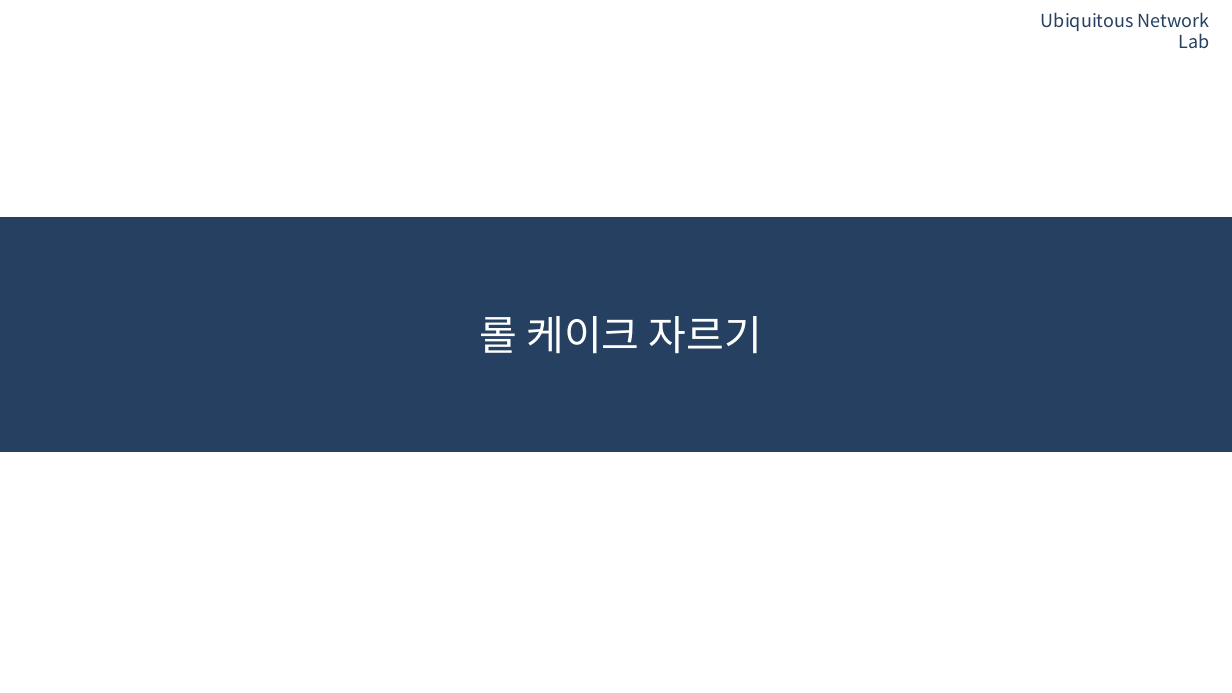
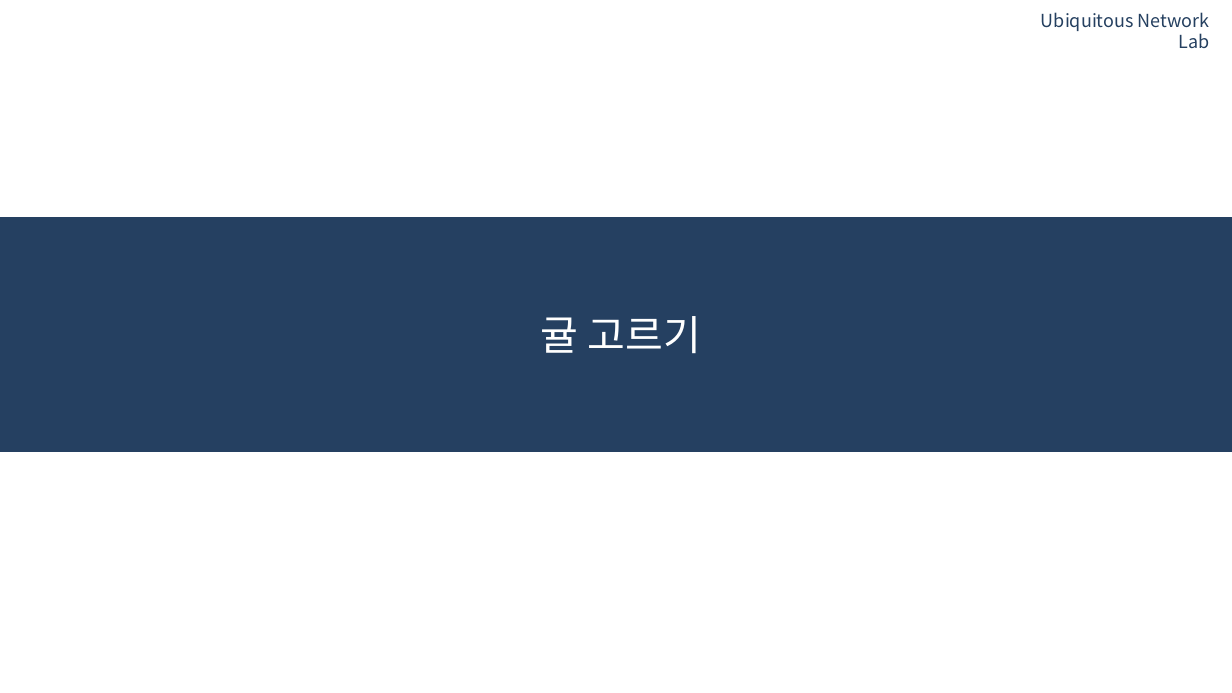
Before and after one commit to 0913ktg/Algorithm_Study, a slide deck: slide 5 of week_5/ppt/MinhyeokYun.pptx. Drawn at 1232x693 pixels with LibreOffice and Linux fonts; fonts in the diff are those of the drawing; background and template pictures are left out. Boxes give left, top, right and bottom in pixels: in the first picture for what was removed or moved away, otherwise in the second. Text is boxed around its words. In the diff, an @@ line names an element or a change of style, - is before the commit and + after.

```diff
--- a/week_5/ppt/MinhyeokYun.pptx
+++ b/week_5/ppt/MinhyeokYun.pptx
@@ title at box(541, 316, 701, 354): text changed @@
-롤 케이크 자르기
+귤 고르기
```
Also in this commit, not shown: 1 other slide changed, 4 slides added, 5 slides removed, 1 other file.
